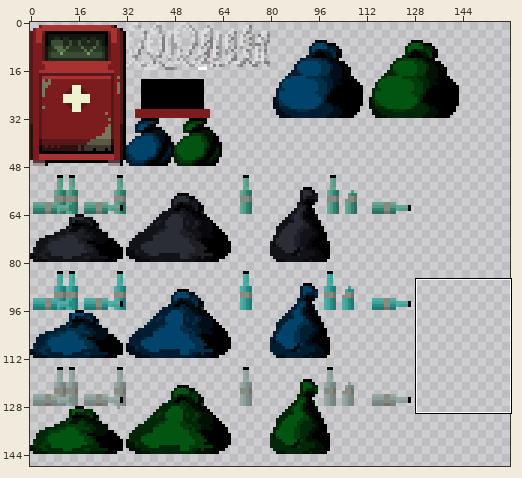
Two states of a sprite sheet, Assets/Arts/Tiles/My Tiles/props-02.png. The first picture is a wide view before the edit; the outline marks the close-up.
Close-up. First the earlier version:
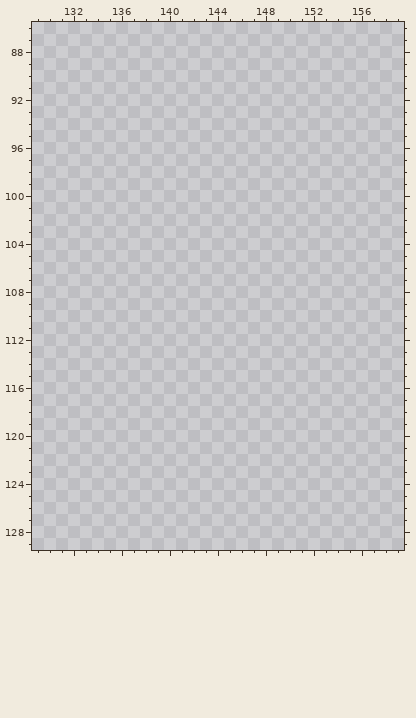
The file is 160x160 pixels. Colours within 5 levels of each other are drawn and written as one. Shown: x 129..159, y 86..129. The wide view leaves out empty margins. The commit also changed other parts of the picture, which this record leaves out.
Palette (. is transparent): 
The result:
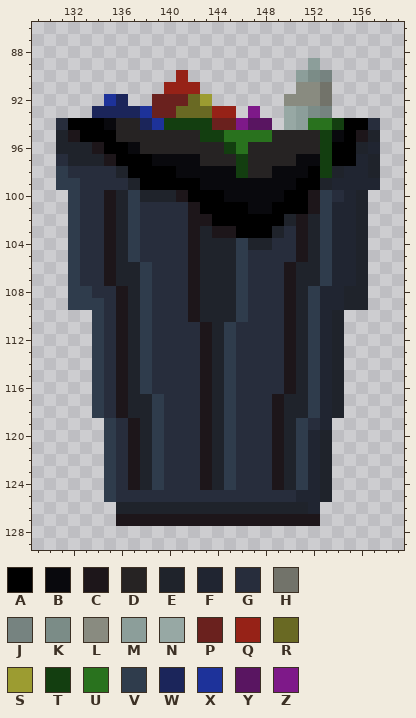
Colours new in this view: A #000000  B #09090d  C #1d161a  D #262323  E #1f232b  F #202531  G #272d3c  H #72736a  J #768380  K #7b8c87  L #898b80  M #8c9e9a  N #97a8a4  P #6a211e  Q #962217  R #696923  S #9c9c31  T #133e10  U #29721e  V #2f3c4c  W #1b255a  X #1d329a  Y #591561  Z #7e1989
Edits made:
{"y":89,"x":152,"old":".","new":"M"}
{"y":90,"x":141,"old":".","new":"Q"}
{"y":90,"x":151,"old":"...","new":"MKJ"}
{"y":91,"x":140,"old":"...","new":"QQQ"}
{"y":91,"x":151,"old":"...","new":"LLH"}
{"y":92,"x":135,"old":"..","new":"XW"}
{"y":92,"x":139,"old":".....","new":"PPPRS"}
{"y":92,"x":150,"old":"....","new":"LLLH"}
{"y":93,"x":134,"old":"............","new":"WWWWXPPRRRQQ"}
{"y":93,"x":147,"old":".","new":"Z"}
{"y":93,"x":150,"old":"....","new":"NMKJ"}
{"y":94,"x":131,"old":"..................","new":"GAAABDDWXTTTTPPZYY"}
{"y":94,"x":150,"old":"........","new":"NMUUTAAG"}
{"y":95,"x":131,"old":"...........................","new":"ECAAADDDDDDDTTUUUUDDDDTBACE"}
{"y":96,"x":131,"old":"...........................","new":"EEECAABDDDDDDDTUDDDDDDTAAEF"}
{"y":97,"x":131,"old":"...........................","new":"GEEECAAABBBBDDDTDDDDBBTAAFE"}
{"y":98,"x":131,"old":"...........................","new":"VGGGGEAAAABBBBBTDDBBBATEFFE"}
{"y":99,"x":131,"old":"...........................","new":"VVGGGGEAAAAABBBBBBBBAAEFFFF"}
{"y":100,"x":132,"old":".........................","new":"VGGCEVEEECAAABBBBBAACVGFE"}
{"y":101,"x":132,"old":".........................","new":"VGGCEVGGGGCAAAABBAAACVFFE"}
{"y":102,"x":132,"old":".........................","new":"VGGCEVGGGGCCAAAAAAECEVFFE"}
{"y":103,"x":132,"old":".........................","new":"VGGCEVGGGGCECCAAAEGCEVFFE"}
{"y":104,"x":132,"old":".........................","new":"VGGCEVGGGGCEEEVEEGGCEVFFE"}
{"y":105,"x":132,"old":".........................","new":"VGGCEVGGGGCEEEVGGGGCEVFFE"}
{"y":106,"x":132,"old":".........................","new":"VGGCEEVGGGCEEEVGGGCEEVFFE"}
{"y":107,"x":132,"old":".........................","new":"VGGCEEVGGGCEEEVGGGCEEVFFE"}
{"y":108,"x":132,"old":".........................","new":"VVGGCEVGGGCEEEVGGGCEVFFEE"}
{"y":109,"x":132,"old":".........................","new":"VVVGCEVGGGCEEEVGGGCEVFFEE"}
{"y":110,"x":134,"old":".....................","new":"VGCEVGGGCEEEVGGGCEVFE"}
{"y":111,"x":134,"old":".....................","new":"VGCEVGGGGCEVGGGGCEVFE"}
{"y":112,"x":134,"old":".....................","new":"VGCEVGGGGCEVGGGGCEVFE"}
{"y":113,"x":134,"old":".....................","new":"VGCEVGGGGCEVGGGGCEVFE"}
{"y":114,"x":134,"old":".....................","new":"VGCEVGGGGCEVGGGGCEVFE"}
{"y":115,"x":134,"old":".....................","new":"VGCEVGGGGCEVGGGGCEVFE"}
{"y":116,"x":134,"old":".....................","new":"VGCEVGGGGCEVGGGGCEVFE"}
{"y":117,"x":134,"old":".....................","new":"VGCEEVGGGCEVGGGCEEVFE"}
{"y":118,"x":134,"old":".....................","new":"VGCEEVGGGCEVGGGCEEVFE"}
{"y":119,"x":135,"old":"...................","new":"VGCEVGGGCEVGGGCEVGF"}
{"y":120,"x":135,"old":"...................","new":"VGCEVGGGCEVGGGCEVFE"}
{"y":121,"x":135,"old":"...................","new":"VGCEVGGGCEVGGGCEVFE"}
{"y":122,"x":135,"old":"...................","new":"VGCEVGGGCEVGGGCEVFE"}
{"y":123,"x":135,"old":"...................","new":"VGCEVGGGCEVGGGCEVFE"}
{"y":124,"x":135,"old":"...................","new":"VGCEVGGGCEVGGGCEVFE"}
{"y":125,"x":135,"old":"...................","new":"VGGGGGGGGGGGGGGGFFE"}
{"y":126,"x":136,"old":".................","new":"EEEEEEEEEEEEEEEEF"}
{"y":127,"x":136,"old":".................","new":"CCCCCCCCCCCCCCCCC"}
